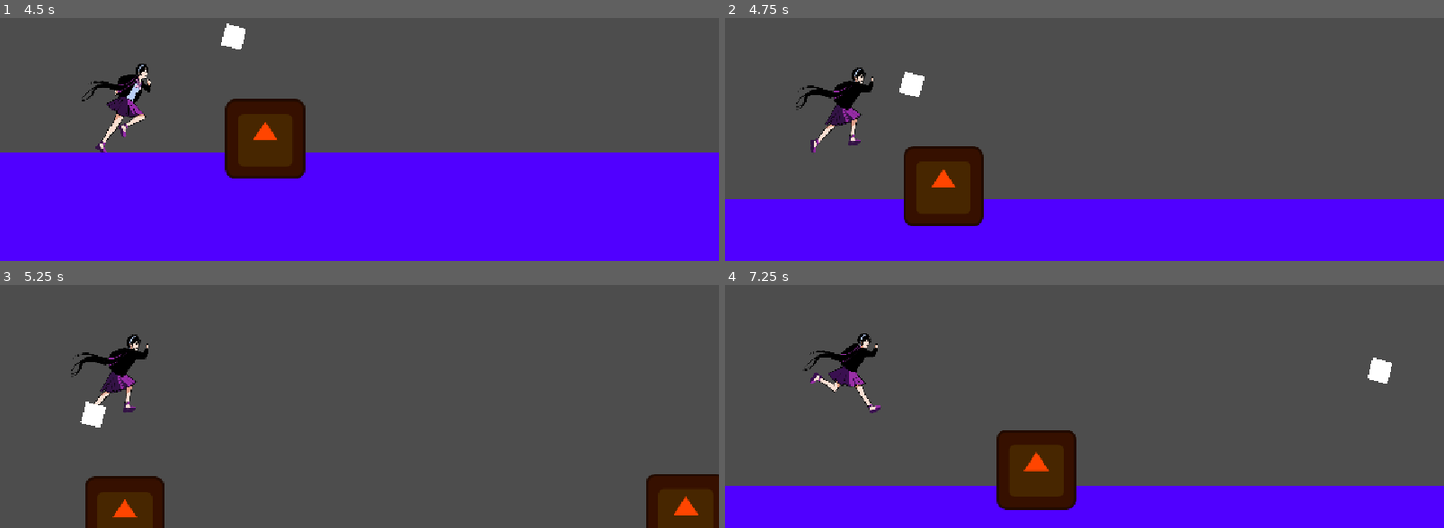
Above: before the commit, frames 1-4 (two rows, left to right).
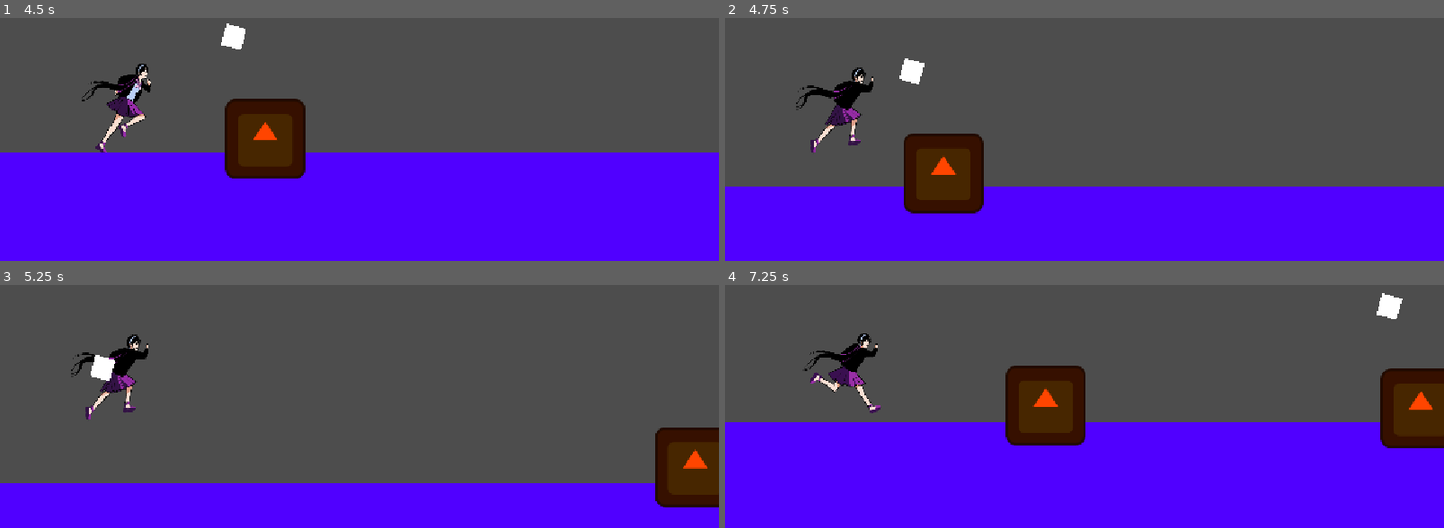
Above: after the commit, the same moments.

Repository: AJMoraes-58/Grupo9-infinite-runner
Game: Godot game, scene res://Cenas/mundo.tscn
Same seed, same stepped clock (60 frames per second), same inputs: the game is played once before the commit and once after it. The engine's default icon, where the game draws it, is replaced by a stand-in: a white triangle on a blue panel in a dark square.
Inputs:
- Up to frame 1 (4.5 s): hold Up (ui_up) 0.53-2.03 s; hold Down (ui_down) 2.03-2.78 s; hold Up (ui_up) 2.78-4.28 s; hold Down (ui_down) from 4.28 s (still down)
- Up to frame 2 (4.75 s): keep holding Down (ui_down); tap Up (ui_up) at 4.52 s
- Up to frame 3 (5.25 s): release Down (ui_down) at 5.03 s; hold Up (ui_up) from 5.03 s (still down)
- Up to frame 4 (7.25 s): release Up (ui_up) at 5.78 s; hold Down (ui_down) from 5.78 s (still down); tap Up (ui_up) at 6.02, 6.77 s

Frame 1 is identical in both runs. In frame 2, 6.5% of the frame differs, in the area x 0-100%, y 16-86%; in frame 3, 20%; in frame 4, 32%, in the area x 0-100%, y 3-93%.

Commit message:
adiciona a mecanica de descer mais rapido ao apertar a seta para baixo durante pulo

Diff:
--- a/Cenas/protagonista.tscn
+++ b/Cenas/protagonista.tscn
@@ -83,7 +83,7 @@
 scale = Vector2(0.28107077, 0.294375)
 sprite_frames = SubResource("SpriteFrames_2mgbb")
 animation = &"corrida"
-frame_progress = 0.5486174
+frame_progress = 0.20152801
 
 [node name="CollisionShape2D" type="CollisionShape2D" parent="." unique_id=1375991720]
 position = Vector2(73, 79)
--- a/Scripts/protagonista.gd
+++ b/Scripts/protagonista.gd
@@ -7,13 +7,17 @@
 const VELOCIDADE_DA_CORRIDA: float = 300.0
 const VELOCIDADE_DO_PULO: float = -450.0
 const MAXIMO_DE_PULOS: int = 2
+const ACELERADOR_DE_QUEDA: float = 2.0
 
 var gravidade = ProjectSettings.get_setting("physics/2d/default_gravity") #valor padrao do godot
 var quantidadeDePulos: int = 0
 
 func _physics_process(delta: float) -> void: #loop para o jogo rodar
 	if not is_on_floor():
-		velocity.y += gravidade*delta
+		if Input.is_action_pressed("ui_down"): #mecanica de descer mais rapido
+			velocity.y += (gravidade*ACELERADOR_DE_QUEDA) * delta
+		else:
+			velocity.y += gravidade*delta
 	else:
 		quantidadeDePulos = 0
 
